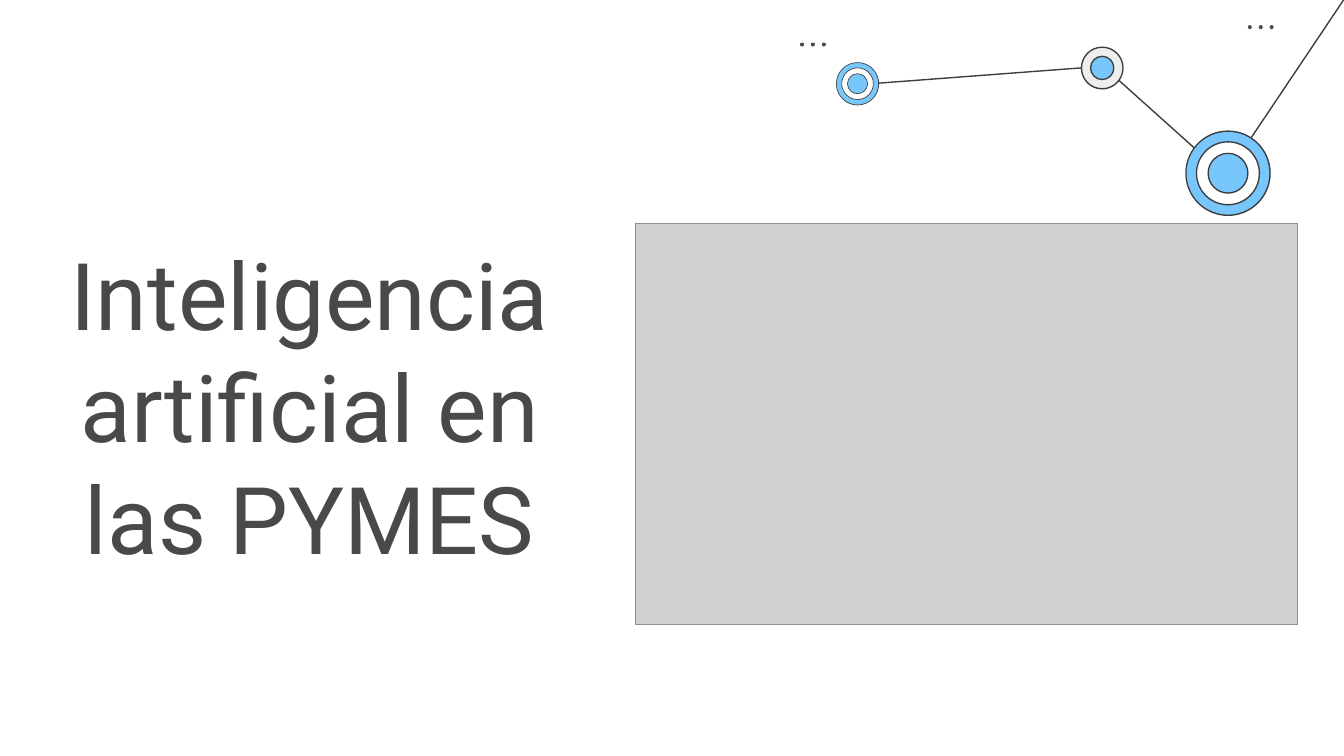
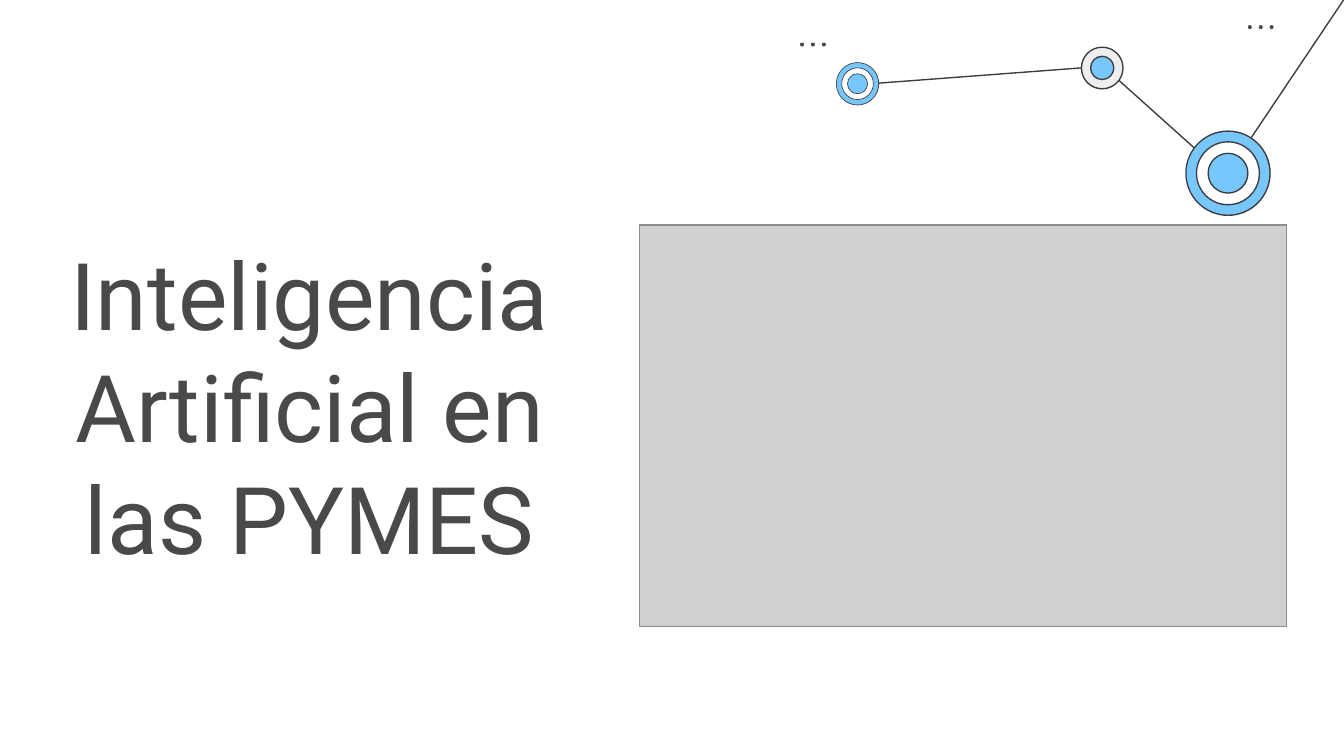
Before and after one commit to g1AI/SAI_PYMES, a slide deck: slide 1 of 6. Despliegue/AI En PYMES.pptx. Drawn at 1344x756 pixels with LibreOffice and Linux fonts; fonts in the diff are those of the drawing; grey boxes stand for pictures. Boxes give left, top, right and bottom in pixels: in the first picture for what was removed or moved away, otherwise in the second. Text is boxed around its words. In the diff, an @@ line names an element or a change of style, - is before the commit and + after.

```diff
--- a/6. Despliegue/AI En PYMES.pptx
+++ b/6. Despliegue/AI En PYMES.pptx
@@ picture: place and size @@
-picture at <box>636,223,1297,624</box>
+picture at <box>640,224,1286,626</box>
@@ title at <box>71,260,549,555</box>: text changed @@
-Inteligencia artificial en las PYMES
+Inteligencia Artificial en las PYMES
```
Also in this commit, not shown: 7 other slides changed, 7 slides added, 1 slide removed.
